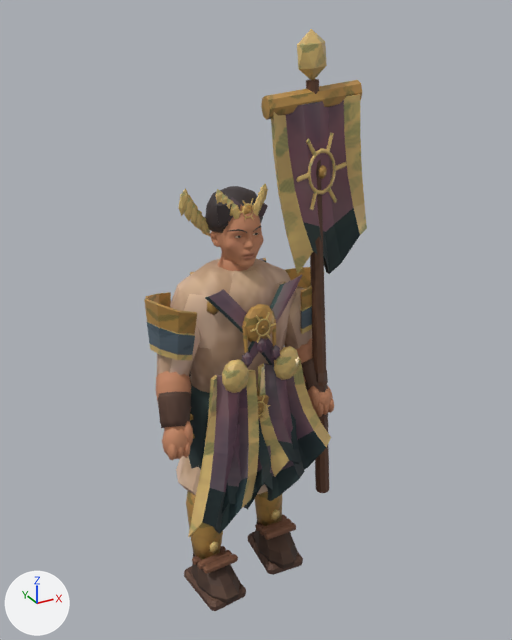
Two versions of the glTF model public/assets/models/harmonia.glb, one commit apart.
Before and after are seen from a 50 mm camera at (-1.14, -2.23, 2.28) aimed at (0.13, 0.09, 1.12). Lighting does not change. The marker at lower left points along +X, +Y and +Z. The older version comes first. Vertices at exactly the same position are counted once.

The first picture shows 'harmonia'.
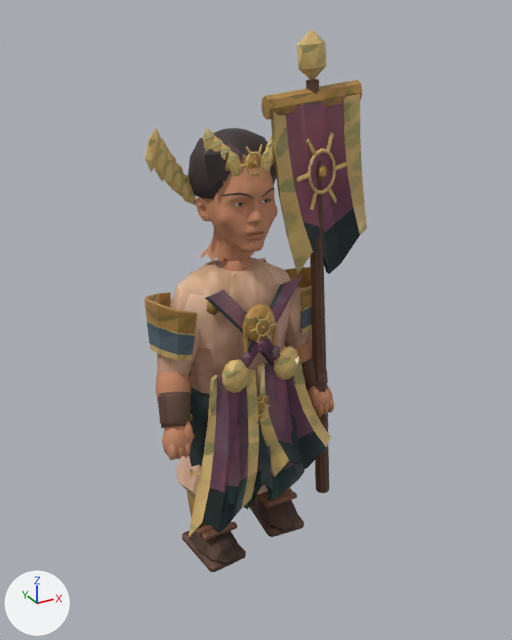
The newer file is also rescaled (x1.04), turned or shifted as a whole; pictures and numbers use the older file's frame.

What differs and where, as boxes (x1, y1, x2, y2) in the pictures (512 x 640 px; the box of a moved part takes in the faces that stretch with it):
'harmonia', reshaped (7% shorter): before (144, 29, 367, 611); after (144, 29, 367, 572)
part 1 of me_harmonia_color_and_skin, moved or reshaped: before (205, 186, 263, 233); after (188, 128, 276, 199)
part 2 of me_harmonia_color_and_skin, moved or reshaped: before (202, 217, 210, 236); after (183, 174, 196, 205)
part 3 of me_harmonia_color_and_skin, moved or reshaped: before (197, 210, 203, 231); after (174, 163, 184, 197)
part 4 of me_harmonia_color_and_skin, moved or reshaped: before (190, 202, 198, 227); after (165, 151, 176, 191)
part 5 of me_harmonia_color_and_skin, moved or reshaped: before (184, 195, 193, 221); after (155, 137, 169, 182)
part 6 of me_harmonia_color_and_skin, moved or reshaped: before (178, 188, 189, 216); after (145, 127, 161, 172)
part 7 of me_harmonia_color_and_skin, moved or reshaped: before (243, 203, 254, 218); after (246, 152, 263, 175)
part 8 of me_harmonia_color_and_skin, moved or reshaped: before (241, 203, 252, 214); after (244, 151, 260, 169)
part 9 of me_harmonia_color_and_skin, moved or reshaped: before (231, 203, 241, 219); after (228, 150, 242, 177)
part 10 of me_harmonia_color_and_skin, moved or reshaped: before (227, 198, 233, 216); after (220, 143, 231, 171)
part 11 of me_harmonia_color_and_skin, moved or reshaped: before (221, 193, 228, 204); after (212, 135, 223, 152)
part 12 of me_harmonia_color_and_skin, moved or reshaped: before (215, 189, 223, 204); after (203, 128, 215, 152)
part 13 of me_harmonia_color_and_skin, moved or reshaped: before (252, 199, 261, 216); after (261, 146, 274, 173)
part 14 of me_harmonia_color_and_skin, moved or reshaped: before (255, 194, 263, 210); after (265, 141, 274, 165)
part 15 of me_harmonia_color_and_skin, moved or reshaped (mostly hidden afterwards): before (258, 188, 265, 204); after (269, 135, 272, 142)
part 16 of me_harmonia_color_and_skin, moved or reshaped (not visible afterwards): before (260, 183, 268, 201)
part 17 of me_harmonia_color_and_skin, moved or reshaped: before (210, 197, 268, 268); after (195, 142, 278, 262)
part 18 of me_harmonia_color_and_skin, moved or reshaped: before (184, 380, 303, 611); after (182, 386, 304, 572)
part 19 of me_harmonia_color_and_skin, surface changed: before (161, 102, 354, 607); after (145, 102, 354, 568)
part 20 of me_harmonia_color_and_skin, recoloured: before (154, 102, 353, 596); after (145, 102, 353, 559)

The change, as a list of edits to the scene's bpy script:
```text
Change me_harmonia_color_and_skin:
    remove me_harmonia_color_and_skin.from_pydata(...)  # 6151 vertices, 11704 faces; spans x -0.37..0.5, y -0.26..0.5, z -0.01..2.22
    add me_harmonia_color_and_skin.from_pydata(...)  # 6151 vertices, 11704 faces; spans x -0.37..0.5, y -0.26..0.5, z 0.2..2.22
    me_harmonia_color_and_skin part 1: the loose piece of 100 vertices spanning x -0.11..0.11, y -0.08..0.11, z 1.55..1.69 is scaled about its middle by 1.5, then moved by (0.0, 0.01, 0.17)
    me_harmonia_color_and_skin part 2: the loose piece of 12 vertices spanning x -0.13..-0.09, y 0.02..0.04, z 1.52..1.61 is scaled about its middle by 1.5, then moved by (-0.06, 0.02, 0.14)
    me_harmonia_color_and_skin part 3: the loose piece of 12 vertices spanning x -0.15..-0.11, y 0.02..0.04, z 1.54..1.64 is scaled about its middle by 1.5, then moved by (-0.07, 0.02, 0.15)
    me_harmonia_color_and_skin part 4: the loose piece of 12 vertices spanning x -0.17..-0.13, y 0.02..0.04, z 1.56..1.66 is scaled about its middle by 1.5, then moved by (-0.08, 0.02, 0.16)
    me_harmonia_color_and_skin part 5: the loose piece of 12 vertices spanning x -0.19..-0.15, y 0.02..0.04, z 1.59..1.69 is scaled about its middle by 1.5, then moved by (-0.08, 0.02, 0.17)
    me_harmonia_color_and_skin part 6: the loose piece of 12 vertices spanning x -0.21..-0.17, y 0.02..0.04, z 1.61..1.71 is scaled about its middle by 1.5, then moved by (-0.09, 0.02, 0.19)
    me_harmonia_color_and_skin part 7: the loose piece of 96 vertices spanning x -0.02..0.02, y -0.1, z 1.61..1.66 is scaled about its middle by 1.5, then moved by (0.0, -0.05, 0.17)
    me_harmonia_color_and_skin part 8: the loose piece of 12 vertices spanning x -0.02..0.02, y -0.09..-0.08, z 1.61..1.66 is scaled about its middle by 1.5, then moved by (0.0, -0.04, 0.17)
    me_harmonia_color_and_skin part 9: the loose piece of 12 vertices spanning x -0.06..-0.02, y -0.09..-0.07, z 1.6..1.67 is scaled about its middle by 1.5, then moved by (-0.02, -0.04, 0.17)
    me_harmonia_color_and_skin part 10: the loose piece of 12 vertices spanning x -0.07..-0.04, y -0.08..-0.06, z 1.61..1.68 is scaled about its middle by 1.5, then moved by (-0.03, -0.03, 0.18)
    me_harmonia_color_and_skin part 11: the loose piece of 12 vertices spanning x -0.09..-0.05, y -0.07..-0.05, z 1.63..1.7 is scaled about its middle by 1.5, then moved by (-0.04, -0.03, 0.19)
    me_harmonia_color_and_skin part 12: the loose piece of 12 vertices spanning x -0.1..-0.07, y -0.06..-0.04, z 1.64..1.72 is scaled about its middle by 1.5, then moved by (-0.04, -0.02, 0.19)
    me_harmonia_color_and_skin part 13: the loose piece of 12 vertices spanning x 0.02..0.06, y -0.09..-0.07, z 1.6..1.67 is scaled about its middle by 1.5, then moved by (0.02, -0.04, 0.17)
    me_harmonia_color_and_skin part 14: the loose piece of 12 vertices spanning x 0.04..0.07, y -0.08..-0.06, z 1.61..1.68 is scaled about its middle by 1.5, then moved by (0.03, -0.03, 0.18)
    me_harmonia_color_and_skin part 15: the loose piece of 12 vertices spanning x 0.05..0.09, y -0.07..-0.05, z 1.63..1.7 is scaled about its middle by 1.5, then moved by (0.04, -0.03, 0.19)
    me_harmonia_color_and_skin part 16: the loose piece of 12 vertices spanning x 0.07..0.1, y -0.06..-0.04, z 1.64..1.72 is scaled about its middle by 1.5, then moved by (0.04, -0.02, 0.19)
    me_harmonia_color_and_skin part 17: 1781 of the vertices in x -0.11..0.1, y -0.12..0.09, z 1.38..1.68 are scaled about their middle by 1.5, then moved by (0.0, 0.0, 0.12)
    me_harmonia_color_and_skin part 18: 530 of the vertices in x -0.26..0.26, y -0.23..0.15, z -0.01..0.95 are scaled about their middle by (1, 1, 0.772), then moved by (0.0, 0.0, 0.1)
    me_harmonia_color_and_skin part 19: 4185 kept faces spanning x -0.37..0.46, y -0.26..0.49, z 0.2..2.06 get new texture (UV) coordinates
    me_harmonia_color_and_skin part 20: 4886 kept faces spanning x -0.36..0.5, y -0.26..0.5, z 0.2..2.22 get new vertex colours
    other edits to the shape of me_harmonia_color_and_skin do not show in these pictures
```
